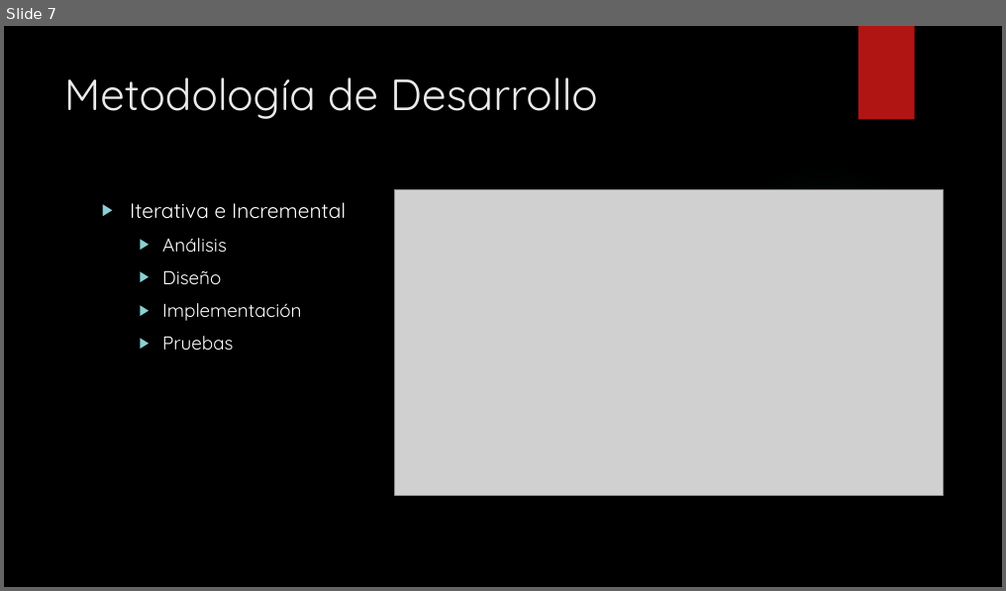
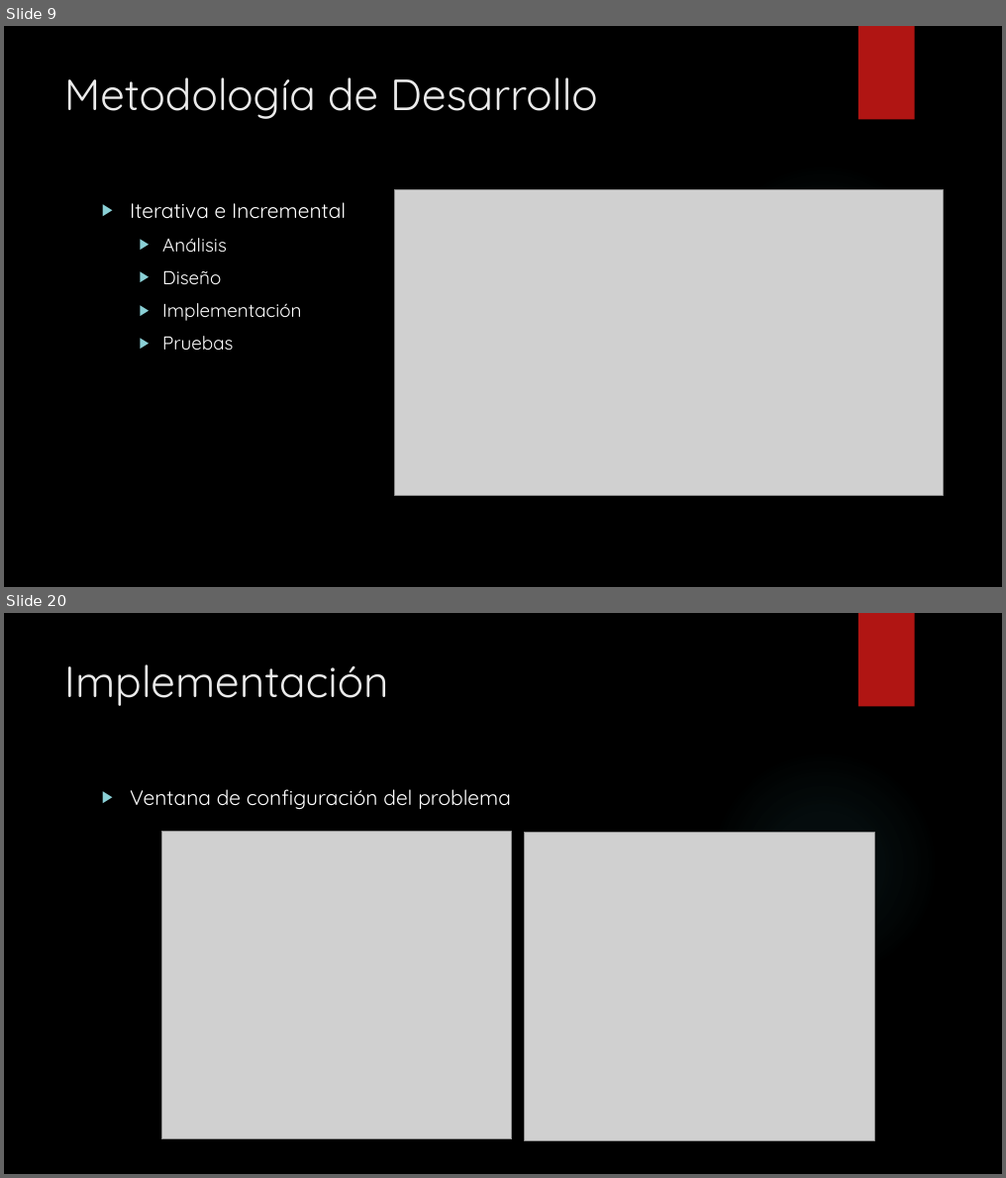
Before and after one commit to gsanhuezafuentes/ProyectoDeMemoria, a slide deck: presentacion/JHawanet.pptx. Shown one above the other, each under a label of ours: slide 7 before the commit, slides 9 and 20 after it; the slides between them are not shown. The pictures are 1006x591 and 1006x1178 pixels, drawn with LibreOffice and Linux fonts; fonts in the diff are those of the drawing; grey boxes stand for pictures; background and template pictures are left out. Boxes give left, top, right and bottom in pixels: in the first picture for what was removed or moved away, otherwise in the second. Text is boxed around its words. In the diff, an @@ line names an element or a change of style, - is before the commit and + after.

```diff
--- a/presentacion/JHawanet.pptx
+++ b/presentacion/JHawanet.pptx
@@ slide 20 added at (4, 613, 1002, 1174), background picture (left out); not listed: 2 template elements that a slide beside it also shows @@
@@ title added at (64, 664, 389, 706), 42 pt, text #EBEBEB @@
+Implementación
@@ text added at (130, 789, 511, 810), 20 pt, text #FFFFFF @@
+▶ Ventana de configuración del problema
@@ picture added at (162, 832, 512, 1140) @@
@@ picture added at (525, 833, 874, 1141) @@
@@ what was slide 7 is now slide 9 @@
```
Also in this commit, not shown: 6 slides changed, 30 other slides added, 36 other files.
